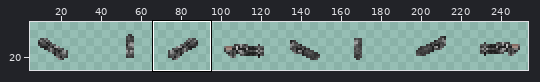
A sprite sheet gets an edit: Resources/AwesomeGuns/Weapons/AUTO_CANNON/Handobs.gif. The first picture is a wide view before the edit; the outline marks the close-up.
Close-up. First the earlier version:
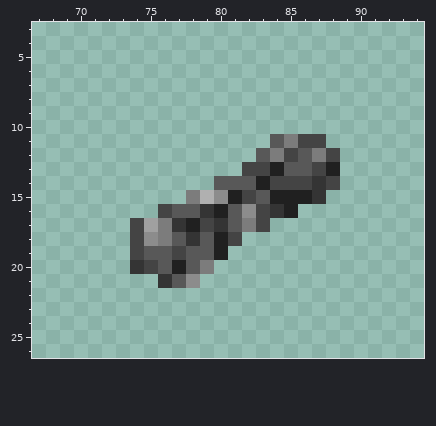
The file is 256x40 pixels. Shown: x 67..94, y 3..26. The wide view leaves out empty margins.
Once edited:
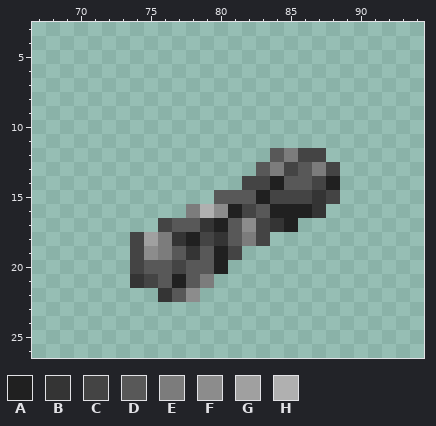
Palette (. is transparent): A #202020  B #343434  C #444444  D #585858  E #7c7c7c  F #8c8c8c  G #a0a0a0  H #b0b0b0
Author's note on the commit: fix hand's images for cannons
Diff:
@@ x 72..90 @@
 10 ...................
-11 ............DECC...
-12 ...........DECDEC..
-13 ..........CCADDCA..
-14 ........DDDACCCBC..
-15 ......EHFACDAAAB...
-16 ....CDDBADFCBA.....
-17 ..CGEBACBDEC.......
-18 ..CFEDBDAC.........
-19 ..CDDCDDA..........
-20 ..BCDADE...........
-21 ....BDF............
-22 ...................
+11 ...................
+12 ............DECC...
+13 ...........DECDEC..
+14 ..........CCADDCA..
+15 ........DDDACCCBC..
+16 ......EHFACDAAAB...
+17 ....CDDBADFCBA.....
+18 ..CGEBACBDEC.......
+19 ..CFEDBDAC.........
+20 ..CDDCDDA..........
+21 ..BCDADE...........
+22 ....BDF............
 23 ...................
Where, in picture pixels (left, top, right, bottom), the same in both close-ups:
changed: (130, 134, 340, 302)
